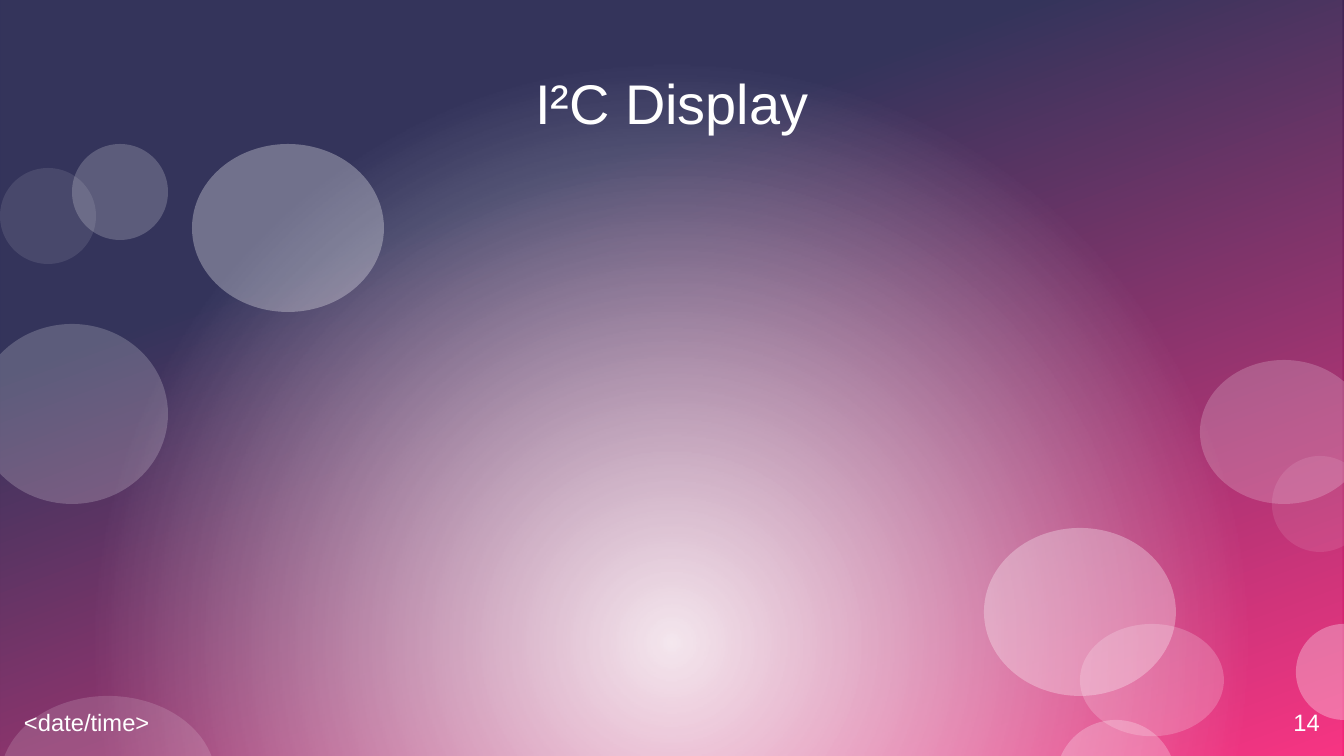
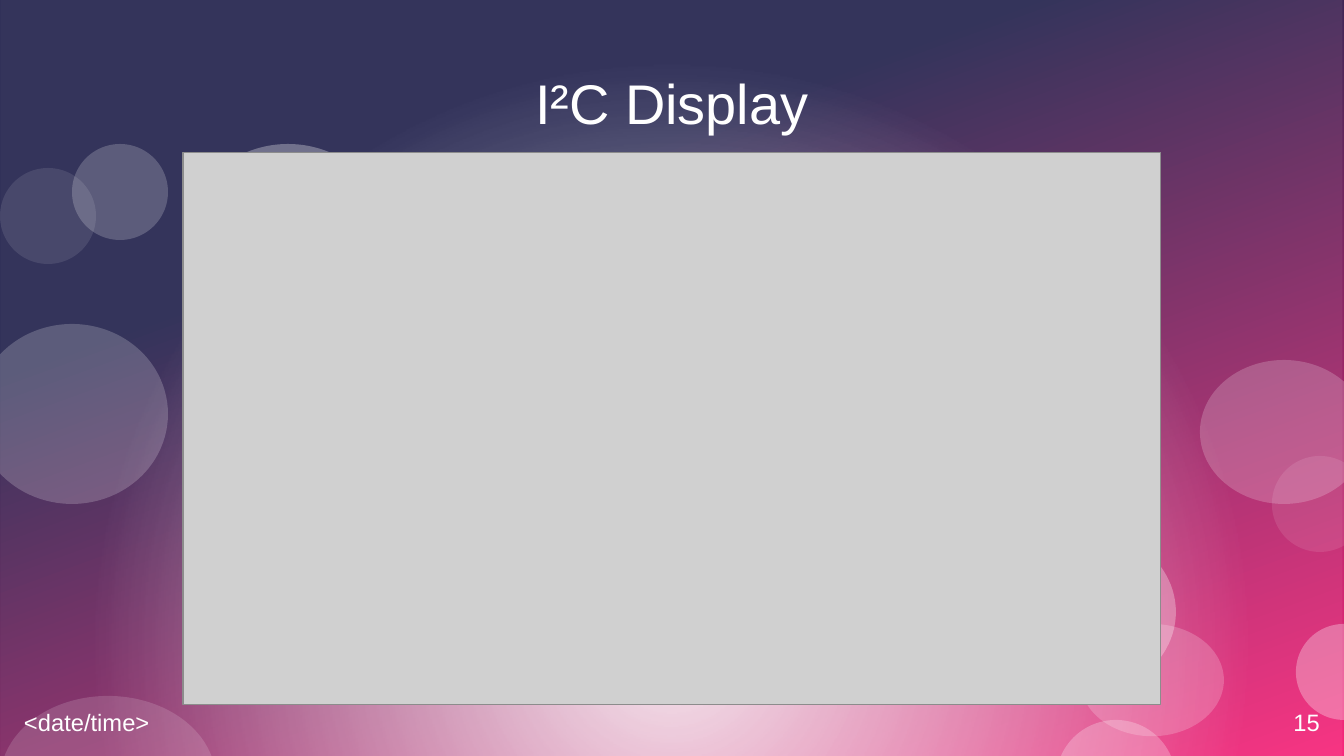
Before and after one commit to sevsev9/iot-workshop-0123, a slide deck: slide 15 of Presentation.odp (slide 14 before the commit). Drawn at 1344x756 pixels with LibreOffice and Linux fonts; fonts in the diff are those of the drawing; grey boxes stand for pictures. Boxes give left, top, right and bottom in pixels: in the first picture for what was removed or moved away, otherwise in the second. Text is boxed around its words. In the diff, an @@ line names an element or a change of style, - is before the commit and + after.

```diff
--- a/Presentation.odp
+++ b/Presentation.odp
@@ picture added at <box>183,152,1161,705</box> @@
@@ page number at <box>1293,712,1319,731</box>: text changed @@
-14
+15
```
Also in this commit, not shown: 1 other slide changed, 2 slides added, 4 other files.
